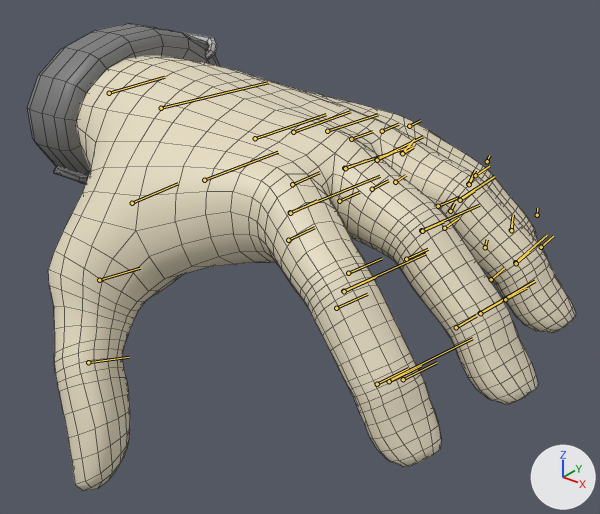
An edit to the FBX model Assets/MODELS/PlayerHand/PlayerHand.fbx, drawn before and after from the same camera.
Both versions are drawn from a camera (50 mm lens) standing at (0.21, -0.274, 0.188) and looking at (0.005, -0.018, 0.029). Every picture has the same lights, and +X, +Y and +Z are marked at lower right. Both versions are drawn at frame 6 of the action 'Take 001'; the numbers are the values there. The bones that bend it are drawn over the model as lines. Mesh edges are drawn as thin lines.

The first picture shows 'DodgeBall_PlayerHand'.
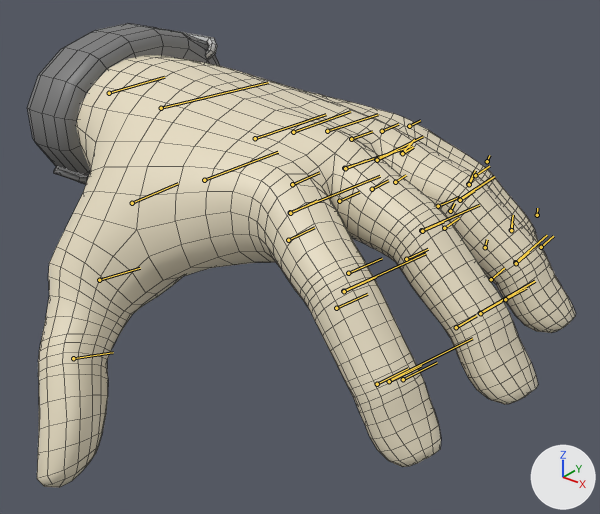
Commit message: Updated 'ball grab' animation - needs replacing

Edits to the bpy script that builds the scene:
```text
Change bone_thumbfinger2_l:
    where bone_thumbfinger2_l = bpy.data.objects['DeformationSystem'].pose.bones['ThumbFinger2_L']  # child of 'ThumbFinger1_L'
    bone_thumbfinger2_l.rotation_quaternion: (0.991, 0.0, 0.135, 0.0) -> (0.999, 0.0, 0.039, 0.0)  # degrees (0, 16, 0) -> degrees (0, 5, 0)
```

Changed parts and their boxes (x1, y1, x2, y2) in the pictures (600 x 514 px):
'DodgeBall_PlayerHand', posed
    before: (27, 23, 576, 491)
    after: (27, 23, 576, 488)
